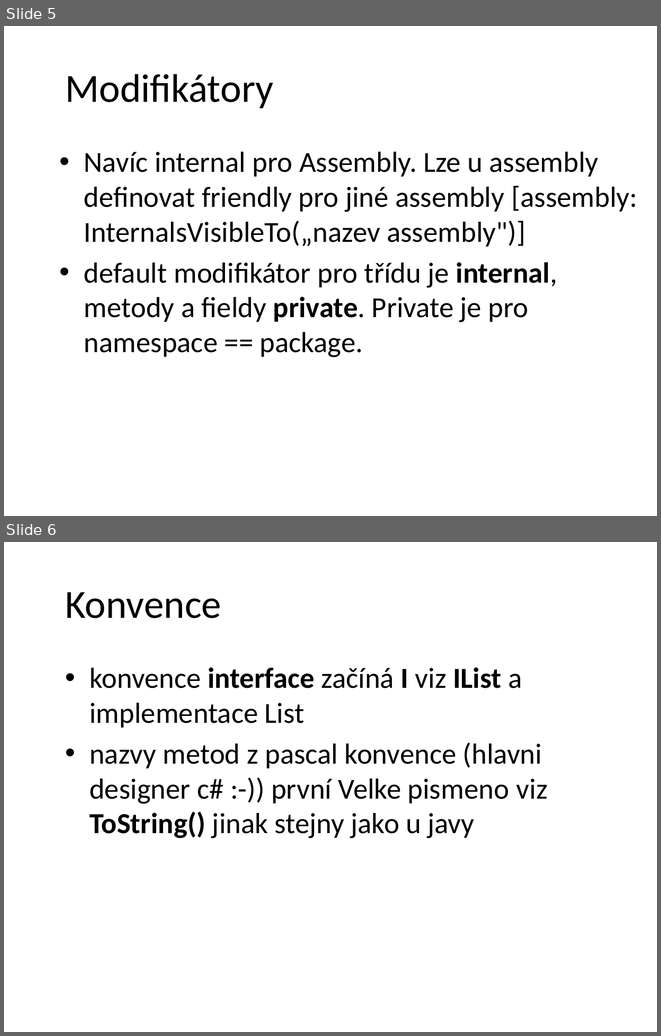
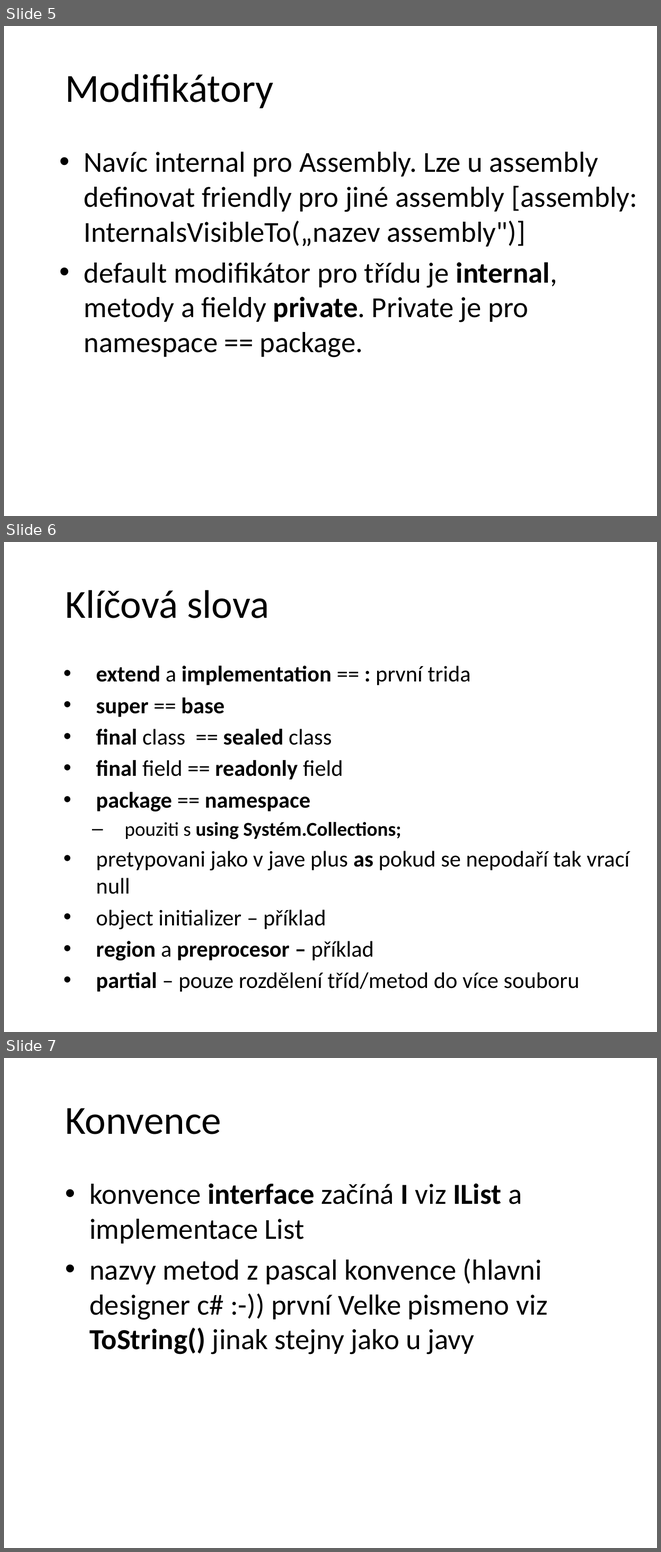
Before and after one commit to petrbalat/Skoleni-Csharp-NET, a slide deck: prezentace.pptx. Shown one above the other, each under a label of ours: slides 5 and 6 before the commit, slides 5, 6 and 7 after it. The pictures are 661x1036 and 661x1552 pixels, drawn with LibreOffice and Linux fonts; fonts in the diff are those of the drawing; background and template pictures are left out. Boxes give left, top, right and bottom in pixels: in the first picture for what was removed or moved away, otherwise in the second. Text is boxed around its words. In the diff, an @@ line names an element or a change of style, - is before the commit and + after.

```diff
--- a/prezentace.pptx
+++ b/prezentace.pptx
@@ slide 6 added at [4, 542, 657, 1032], background picture (left out) @@
@@ title added at [65, 590, 269, 618], 44 pt, text #000000 @@
+Klíčová slova
@@ text added at [96, 665, 629, 991], 24.8 pt, text #000000 @@
+• extend a implementation == : první trida
+• super == base
+• final class == sealed class
+• final field == readonly field
+• package == namespace
+  – pouziti s using Systém.Collections;
+• pretypovani jako v jave plus as pokud se nepodaří tak vrací null
+• object initializer – příklad
+• region a preprocesor – příklad
+• partial – pouze rozdělení tříd/metod do více souboru
@@ what was slide 6 is now slide 7 @@
```
Also in this commit, not shown: 3 other files.
